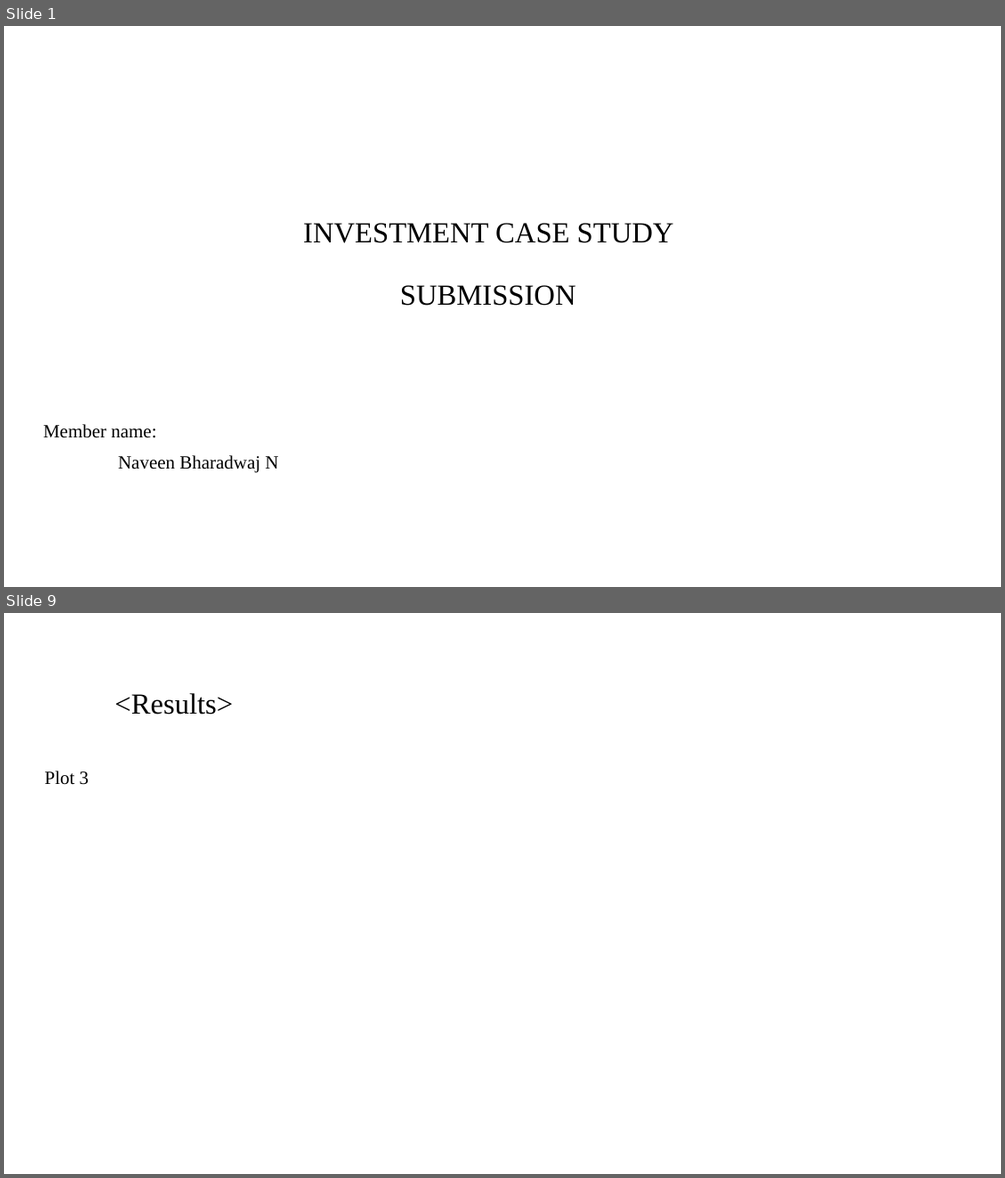
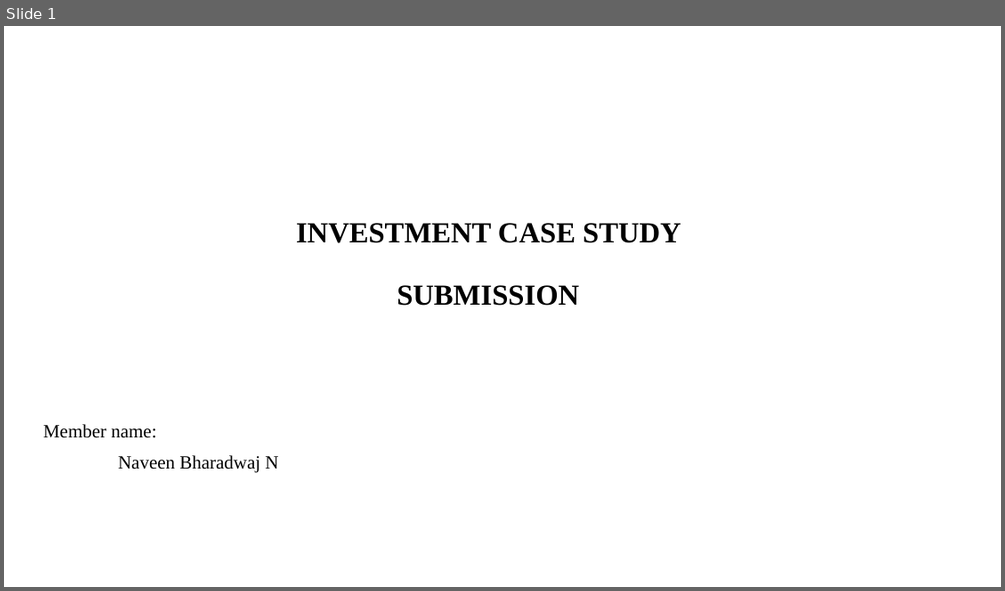
Before and after one commit to Nav33nn/investmentAnalysis, a slide deck: InvestmentAnalysis/results/Spark Funds Presentation.pptx. Shown one above the other, each under a label of ours: slides 1 and 9 before the commit, slide 1 after it; the slides between them are not shown. The pictures are 1005x1178 and 1005x591 pixels, drawn with LibreOffice and Linux fonts; fonts in the diff are those of the drawing; background and template pictures are left out. Boxes give left, top, right and bottom in pixels: in the first picture for what was removed or moved away, otherwise in the second. Text is boxed around its words. In the diff, an @@ line names an element or a change of style, - is before the commit and + after.

Commit message:
Case study - Investment Analysis Complete

```diff
--- a/InvestmentAnalysis/results/Spark Funds Presentation.pptx
+++ b/InvestmentAnalysis/results/Spark Funds Presentation.pptx
@@ slide 9 removed at [4,613,1001,1174], background #FFFFFF @@
@@ title removed at [114,693,233,714] @@
-<Results>
@@ text removed at [45,771,89,785] @@
-Plot 3
@@ slide 1 changed as well @@
@@ title "INVESTMENT CASE STUDY SUBMISSION" at [296,223,681,305]: bold on @@
```
Also in this commit, not shown: 6 slides added, 8 other slides removed, 5 other files.
